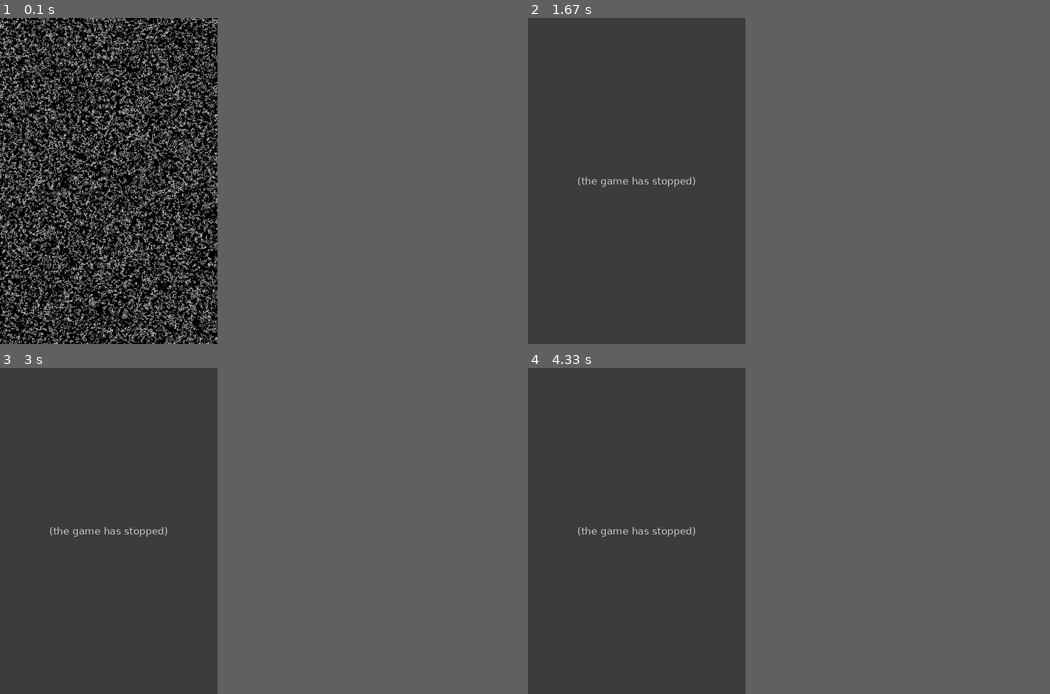
Above: before the commit, frames 1-4 (two rows, left to right).
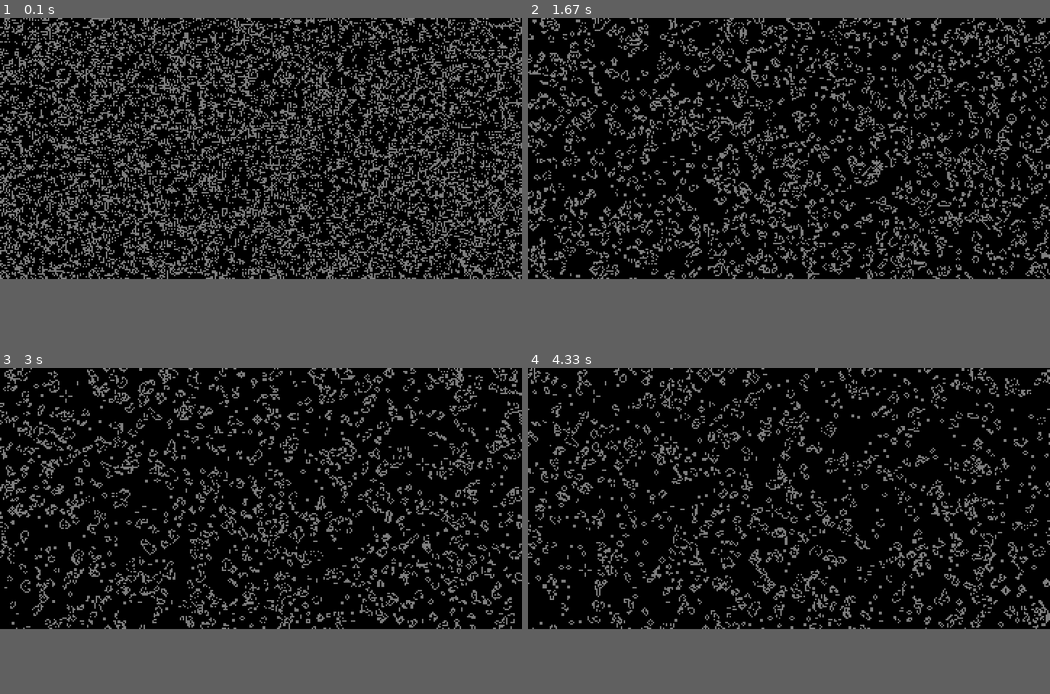
Above: after the commit, the same moments.

Repository: muinicomuiser/pygame_sandbox
Game: pygame game, started from proyectos/02_game_of_life_numpy/main.py
Same seed, same stepped clock (60 frames per second), same inputs: the game is played once before the commit and once after it.
Inputs (mouse positions are in pixels of both pictures, inside the frame that each line leads up to):
- Up to frame 1 (0.1 s): no input
- Up to frame 2 (1.67 s): click (789, 148) at 0.42 s; click (663, 151) at 0.78 s; click (867, 57) at 1.15 s; click (799, 60) at 1.52 s
- Up to frame 3 (3 s): click (266, 524) at 1.88 s; click (396, 537) at 2.25 s; click (443, 566) at 2.62 s; click (448, 478) at 2.98 s
- Up to frame 4 (4.33 s): move the mouse to (637, 449) at 3.23 s; click (637, 449) at 3.35 s; move the mouse to (642, 527) at 3.6 s; click (642, 527) at 3.72 s; move the mouse to (674, 452) at 3.97 s; click (674, 452) at 4.08 s
The window is 375x562 before the commit and 900x450 after it. Grey fills any space a smaller window leaves; there, only what the larger window draws over its background counts as a difference.

The runs differ from the first frame. In frame 1, 38% of the frame differs, in the area x 0-100%, y 0-100%; in frame 2, 41%, in the area x 0-100%, y 0-81%; in frame 3, 40%; in frame 4, 39%.
Error before the commit: IndexError: index 360 is out of bounds for axis 1 with size 300 (grid.py line 46); the game stopped at 0.42 s (later frames are placeholders)

Commit message:
Add cosas prestadas

Diff:
--- /dev/null
+++ b/cosas_prestadas/honar4321-particle_life.py
@@ -0,0 +1,104 @@
+# Tomado de https://github.com/hunar4321/particle-life/blob/main/particle_life.py
+# Usuario https://github.com/hunar4321
+# Y modificado para usar @jit()
+from numba import jit
+import numpy as np
+import pygame
+import random
+
+atoms=[]
+window_size = 720
+pygame.init()
+window = pygame.display.set_mode((window_size, window_size))
+
+def get_color(color_id):
+    match color_id:
+        case 0.0:
+            return "white"
+        case 1.0:
+            return "red"
+        case 2.0:
+            return "green"
+
+def draw(surface, x, y, color, size):
+    for i in range(0, size):
+        pygame.draw.circle(surface, color, (x, y), abs(size//2))
+
+def atom(x, y, c):
+    return np.array([x, y, 0.0, 0.0, c])
+
+
+
+def randomxy():
+    return round(random.random()*window_size + 1)
+
+def create(number, color):
+    group = np.empty((number, 5))
+    for i in range(number):
+        new_atom = atom(randomxy(), randomxy(), color)
+        group[i] = new_atom
+        atoms.append((group[i]))
+    return group
+
+@jit(nopython=True)
+def rule(atoms1, atoms2, g):
+    for i in range(len(atoms1)):
+        fx = 0.0
+        fy = 0.0
+
+        ax = atoms1[i, 0]
+        ay = atoms1[i, 1]
+
+        for j in range(len(atoms2)):
+            bx = atoms2[j, 0]
+            by = atoms2[j, 1]
+
+            dx = ax - bx
+            dy = ay - by
+            d = (dx*dx + dy*dy)**0.5
+
+            if 6 < d < 80:
+                F = g / d
+                fx += F * dx
+                fy += F * dy
+            elif 0 < d < 6:
+                F = (g+1) / d
+                fx += F * dx
+                fy += F * dy
+
+        atoms1[i, 2] = (atoms1[i, 2] + fx) * 0.5  # vx
+        atoms1[i, 3] = (atoms1[i, 3] + fy) * 0.5  # vy
+
+        atoms1[i, 0] += atoms1[i, 2]  # x
+        atoms1[i, 1] += atoms1[i, 3]  # y
+
+        if atoms1[i, 0] <= 0 or atoms1[i, 0] >= window_size:
+            atoms1[i, 2] *= -1
+        if atoms1[i, 1] <= 0 or atoms1[i, 1] >= window_size:
+            atoms1[i, 3] *= -1
+
+
+yellow = create(2000, 0)
+red = create(1000, 1)
+blue = create(800, 2)
+
+run = True
+while run:
+    window.fill(0)
+    rule(red, red, -0.1)
+    rule(red, yellow, -0.35)
+    rule(blue, red, -0.3)
+    rule(red, blue, 0.5)
+    rule(yellow, blue, -0.35)
+    rule(yellow, red, 0.35)
+    rule(yellow, yellow, 0.1)
+    for i in range(len(atoms)):
+        color = get_color(atoms[i][4])
+        draw(window,  atoms[i][0], atoms[i][1], color, 8)
+
+    for event in pygame.event.get():
+        if event.type == pygame.QUIT:
+            run = False
+    pygame.display.flip()
+pygame.quit()
+exit()
--- a/proyectos/02_game_of_life_numpy/main.py
+++ b/proyectos/02_game_of_life_numpy/main.py
@@ -11,6 +11,7 @@
     kernel = GameRules.base_kernel()
     # kernel = GameRules.a_kernel()
     # kernel = GameRules.b_kernel()
+    # kernel = GameRules.c_kernel()
 
     engine = GameOfLifeEngineNumpy(grid, kernel, config.RAND_GENERATION_RANGE)
     recorder = Recorder(config.FRAMERATE, config.RECORDINGS_DIR)
--- a/proyectos/02_game_of_life_numpy/modules/config/config.py
+++ b/proyectos/02_game_of_life_numpy/modules/config/config.py
@@ -14,9 +14,9 @@
 class Config:
     # Constantes de clase. Solo por convención. Mayúsculas para indicar que una propiedad es una constante.
     # Con frozen sí se vuelven inmutables
-    TILESIZE: int = 2
-    WIDTH: int = 600
-    HEIGHT: int = 900
+    TILESIZE: int = 4
+    WIDTH: int = 1440
+    HEIGHT: int = 720
 
     RAND_GENERATION_RANGE: float = 0.5
     FRAMERATE: int = 12
--- a/proyectos/02_game_of_life_numpy/modules/controller/game_interface.py
+++ b/proyectos/02_game_of_life_numpy/modules/controller/game_interface.py
@@ -50,7 +50,7 @@
                 self._draw_cells_and_grid_np_array_()
             else:
                 # self._draw_cells_np_array_()
-                self._draw_circular_cells_and_grid_np_array_()
+                self._draw_circular_cells()
             if self.show_metrics:
                 self._render_metrics()
             pygame.display.flip()
@@ -81,7 +81,7 @@
             y = (r * self.config.TILESIZE) + 1
             pygame.draw.rect(self.screen, self.config.TILE_COLOR, (x, y, self.config.TILESIZE - 2, self.config.TILESIZE - 2))
 
-    def _draw_circular_cells_and_grid_np_array_(self):
+    def _draw_circular_cells(self):
         rows, columns = np.nonzero(self.engine.get_cells_array())
         for r, c in zip(rows, columns):
             radio = self.config.TILESIZE // 2
--- a/proyectos/02_game_of_life_numpy/modules/engine/rules.py
+++ b/proyectos/02_game_of_life_numpy/modules/engine/rules.py
@@ -30,3 +30,13 @@
             [0, 0, 0, 0, 1],
             ])
         return kernel
+    @staticmethod
+    def c_kernel():
+        kernel = np.array([
+            [1, 1, 1, 1, 1],
+            [0, 0, 1, 0, 0],
+            [0, 0, 0, 0, 0],
+            [0, 0, 1, 0, 0],
+            [0, 1, 0, 1, 0],
+            ])
+        return kernel
Not shown, added: proyectos/01_game_of_life/README.md
Not shown, changed: requirements.txt
